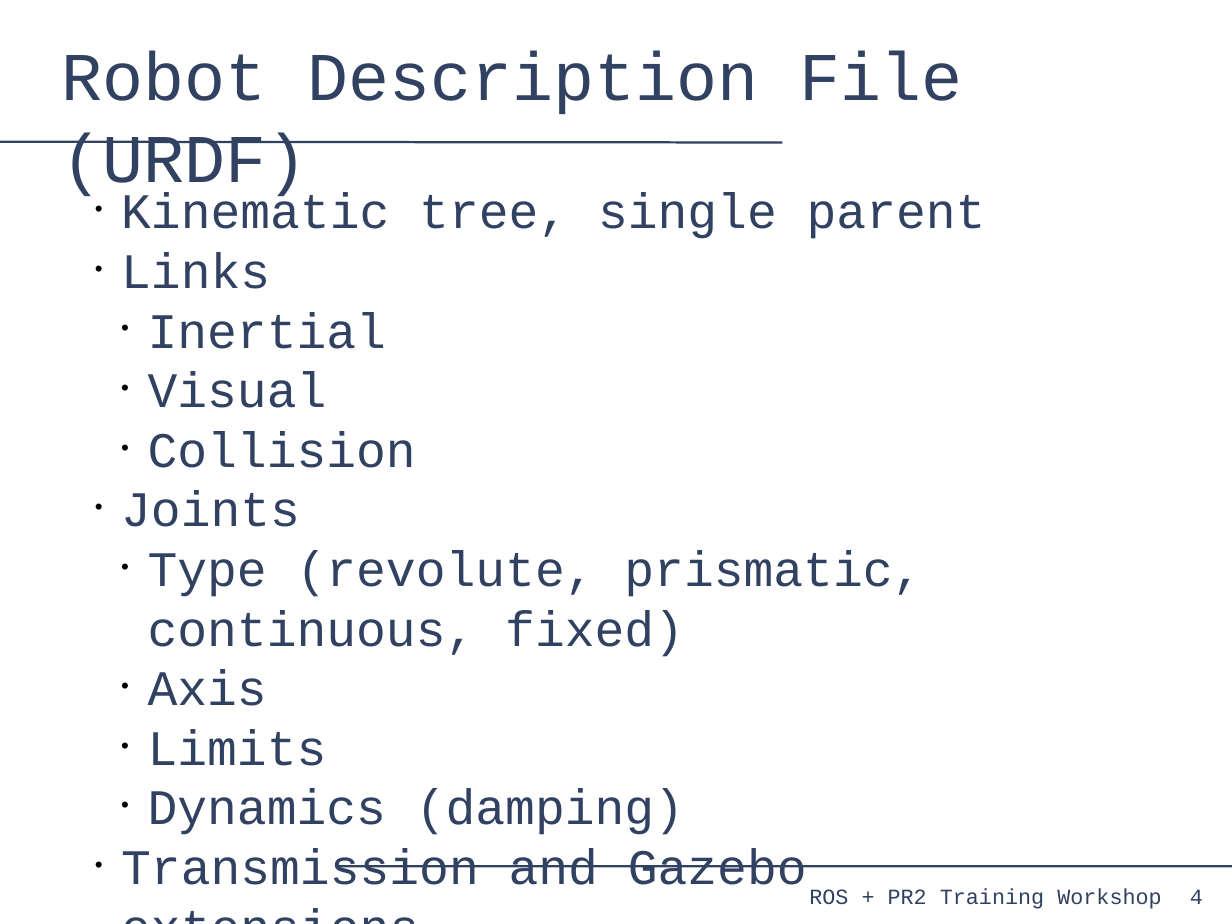
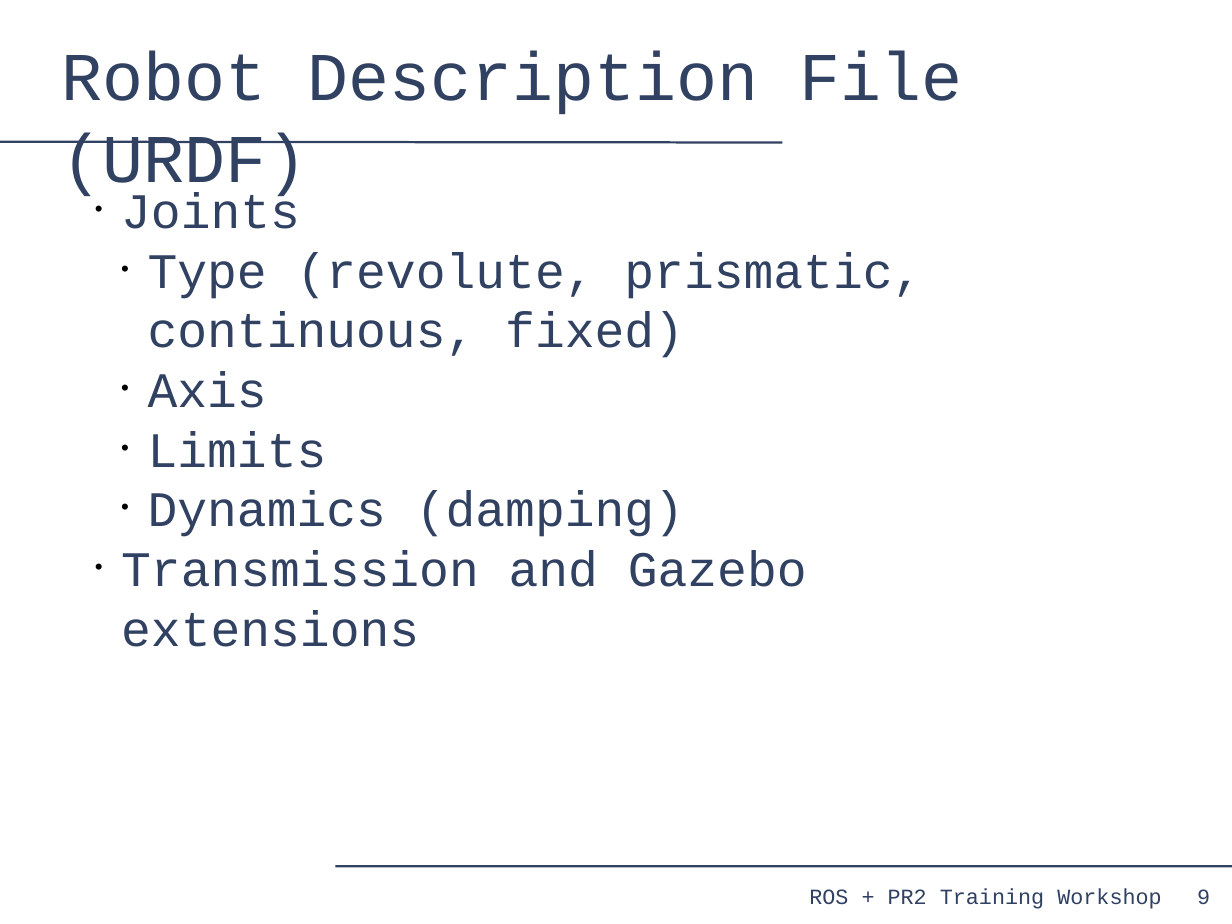
Before and after one commit to PR2/pr2_docs, a slide deck: slide 9 of pr2_training_workshop/simulation/simulation_training_workshop.odp (slide 4 before the commit). Drawn at 1232x924 pixels with LibreOffice and Linux fonts; fonts in the diff are those of the drawing. Boxes give left, top, right and bottom in pixels: in the first picture for what was removed or moved away, otherwise in the second. Text is boxed around its words. In the diff, an @@ line names an element or a change of style, - is before the commit and + after.

```diff
--- a/pr2_training_workshop/simulation/simulation_training_workshop.odp
+++ b/pr2_training_workshop/simulation/simulation_training_workshop.odp
@@ text at (121, 192, 986, 468): paragraphs removed @@
-• Kinematic tree, single parent
-• Links
-  • Inertial
-  • Visual
-  • Collision
@@ page number removed at (1190, 889, 1203, 904) @@
-4
@@ page number added at (1197, 889, 1210, 904), 14 pt, text #314162 @@
+9
```
Also in this commit, not shown: 11 other slides changed, 7 slides added, 2 slides removed.
